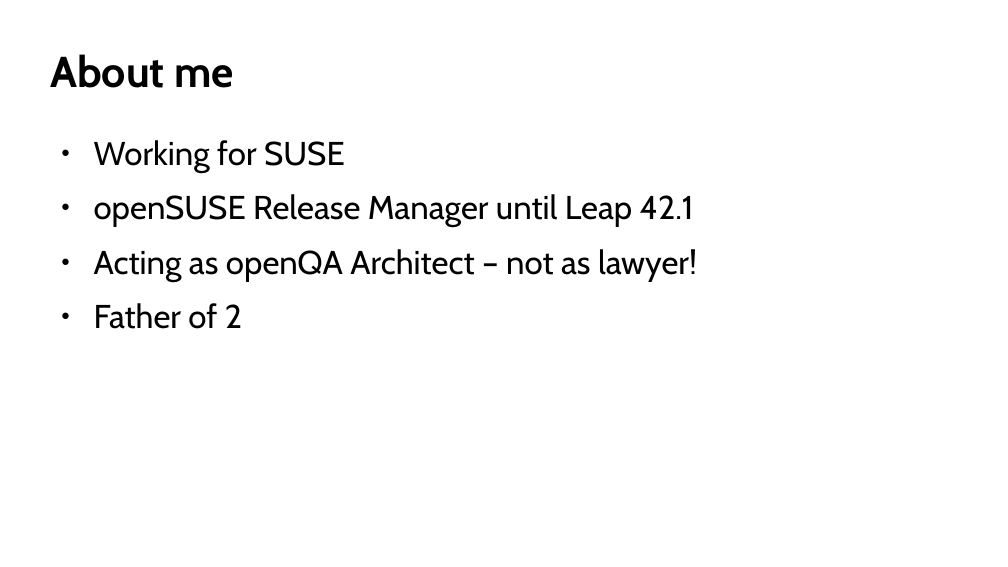
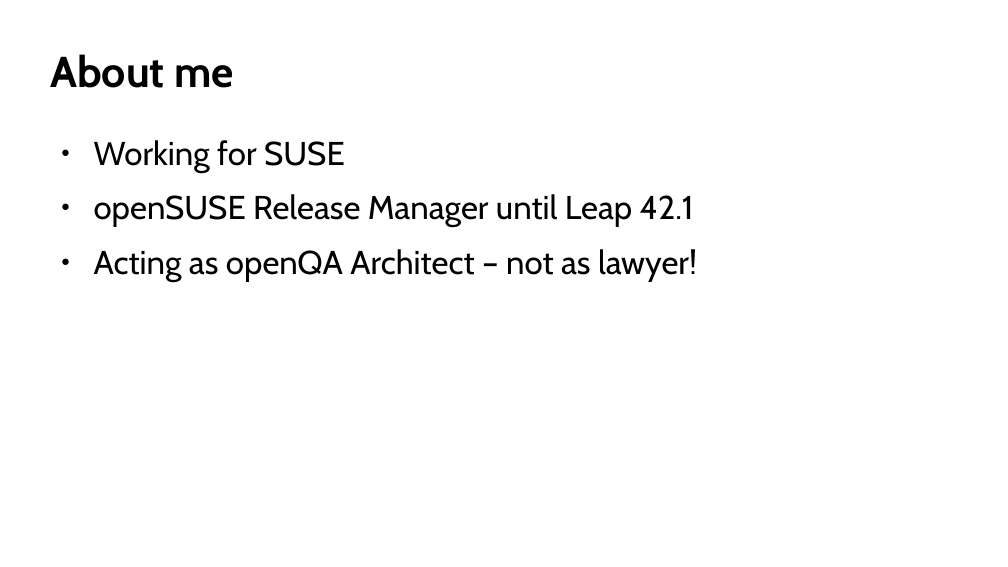
Before and after one commit to coolo/drunken-adventure, a slide deck: slide 2 of osc2017-2/cavil.odp. Drawn at 1008x567 pixels with LibreOffice and Linux fonts; fonts in the diff are those of the drawing; background and template pictures are left out. Boxes give left, top, right and bottom in pixels: in the first picture for what was removed or moved away, otherwise in the second. Text is boxed around its words. In the diff, an @@ line names an element or a change of style, - is before the commit and + after.

Commit message:
Some slides about CC

```diff
--- a/osc2017-2/cavil.odp
+++ b/osc2017-2/cavil.odp
@@ text at box(94, 303, 242, 329): paragraph removed @@
-● Father of 2
```
Also in this commit, not shown: 3 other slides changed, 4 slides added.
